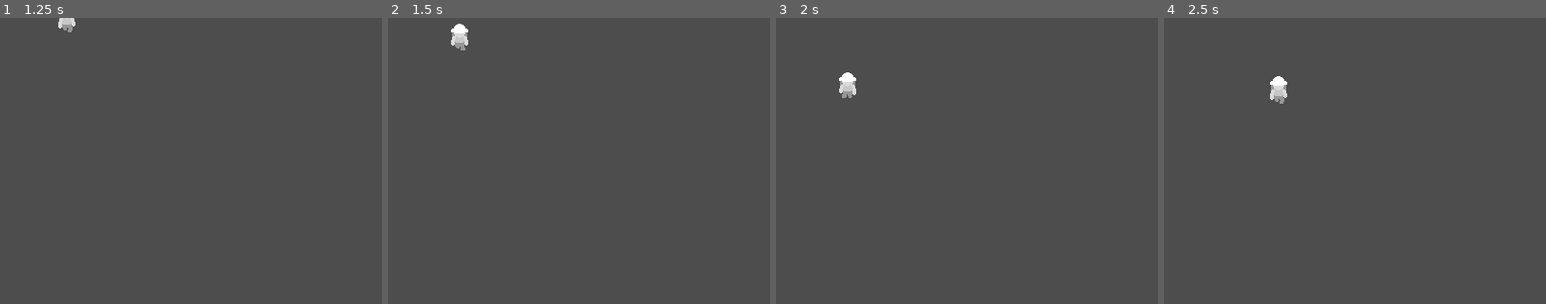
Above: before the commit, frames 1-4 (left to right).
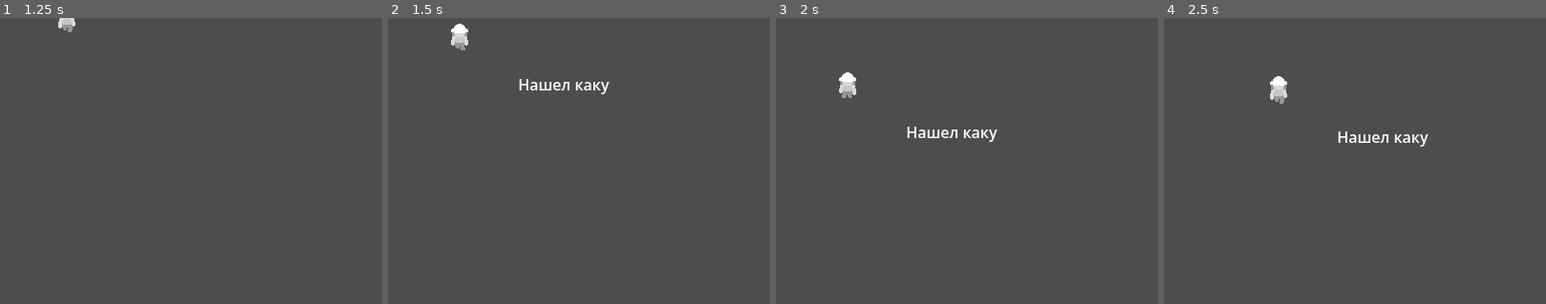
Above: after the commit, the same moments.

Repository: LordGvozd/myco-signal
Game: Godot game, scene res://scenes/world.tscn
Same seed, same stepped clock (60 frames per second), same inputs: the game is played once before the commit and once after it.
Inputs:
- Up to frame 1 (1.25 s): tap Enter at 0.5 s; hold Right (ui_right) from 0.53 s (still down); tap E (interact, bound only after the commit) at 0.6 s
- Up to frame 2 (1.5 s): release Right (ui_right) at 1.28 s; hold Down (ui_down) from 1.28 s (still down); tap E (interact, bound only after the commit) at 1.35 s
- Up to frame 3 (2 s): keep holding Down (ui_down)
- Up to frame 4 (2.5 s): release Down (ui_down) at 2.03 s; hold Right (ui_right) from 2.03 s (still down); tap E (interact, bound only after the commit) at 2.1 s
The pictures show only the part of the screen within x 0-50%, y 0-50%; the shares and areas given below are measured in that part.

Frame 1 is identical in both runs. In frame 2, 0.4% of the frame differs, in the area x 34-58%, y 21-27%; in frame 3, 0.4%; in frame 4, 0.4%.

Commit message:
byaka

Diff:
--- a/project.godot
+++ b/project.godot
@@ -15,13 +15,22 @@
 config/features=PackedStringArray("4.6", "Forward Plus")
 config/icon="res://icon.svg"
 
+[autoload]
+
+Bus="*uid://dp3fgxk7vplm4"
+
 [display]
 
 window/size/viewport_width=800
 window/size/viewport_height=600
-[autoload]
 
-Bus="*uid://dp3fgxk7vplm4"
+[input]
+
+interact={
+"deadzone": 0.2,
+"events": [Object(InputEventKey,"resource_local_to_scene":false,"resource_name":"","device":-1,"window_id":0,"alt_pressed":false,"shift_pressed":false,"ctrl_pressed":false,"meta_pressed":false,"pressed":false,"keycode":0,"physical_keycode":69,"key_label":0,"unicode":101,"location":0,"echo":false,"script":null)
+]
+}
 
 [physics]
 
--- a/scenes/player.tscn
+++ b/scenes/player.tscn
@@ -3,6 +3,8 @@
 [ext_resource type="Script" uid="uid://8ncw5stcx44" path="res://scripts/player.gd" id="1_g2els"]
 [ext_resource type="Texture2D" uid="uid://e2f4r3ir7sax" path="res://sprites/player_idle_down1-sheet.png" id="2_qhqgy"]
 [ext_resource type="Texture2D" uid="uid://mlyvn0o3o5wh" path="res://sprites/player_walk_down1-sheet.png" id="3_dqkch"]
+[ext_resource type="Script" uid="uid://gh1he0gwvuwk" path="res://scripts/ui/player_phrase.gd" id="4_dqkch"]
+[ext_resource type="Script" uid="uid://bxdg73dnctp1i" path="res://scripts/ui/hint.gd" id="5_qlg0r"]
 
 [sub_resource type="CapsuleShape2D" id="CapsuleShape2D_chuli"]
 height = 28.0
@@ -190,3 +192,25 @@
 [node name="AnimatedSprite2D" type="AnimatedSprite2D" parent="." unique_id=2080272660]
 sprite_frames = SubResource("SpriteFrames_ke2ow")
 animation = &"walk_down"
+
+[node name="PlayerUI" type="Control" parent="." unique_id=1735401902]
+layout_mode = 3
+anchors_preset = 15
+anchor_right = 1.0
+anchor_bottom = 1.0
+grow_horizontal = 2
+grow_vertical = 2
+
+[node name="CharacterPhrase" type="Label" parent="PlayerUI" unique_id=2034136808]
+layout_mode = 0
+offset_left = 57.0
+offset_top = 38.0
+offset_right = 122.0
+offset_bottom = 61.0
+script = ExtResource("4_dqkch")
+
+[node name="Hint" type="Label" parent="PlayerUI" unique_id=1028423144]
+layout_mode = 0
+offset_right = 40.0
+offset_bottom = 23.0
+script = ExtResource("5_qlg0r")
--- a/scenes/world.tscn
+++ b/scenes/world.tscn
@@ -1,9 +1,25 @@
 [gd_scene format=3 uid="uid://rmborfq6y5dt"]
 
 [ext_resource type="PackedScene" uid="uid://50ywv28xjlwa" path="res://scenes/player.tscn" id="1_nnsk1"]
+[ext_resource type="Script" uid="uid://falcy7gs84kr" path="res://scripts/phrase_object.gd" id="2_rwgxs"]
+
+[sub_resource type="RectangleShape2D" id="RectangleShape2D_nnsk1"]
 
 [node name="World" type="Node2D" unique_id=1635672157]
 
 [node name="TileMapLayer" type="TileMapLayer" parent="." unique_id=2074238337]
 
 [node name="Player" parent="." unique_id=1779298022 instance=ExtResource("1_nnsk1")]
+
+[node name="Area2D" type="Area2D" parent="." unique_id=1798075947 node_paths=PackedStringArray("shape")]
+position = Vector2(69, 1)
+script = ExtResource("2_rwgxs")
+shape = NodePath("CollisionShape2D")
+phrase_text = " Нашел каку"
+
+[node name="CollisionShape2D" type="CollisionShape2D" parent="Area2D" unique_id=1700106110]
+shape = SubResource("RectangleShape2D_nnsk1")
+debug_color = Color(0.9304251, 2.9648543e-05, 0.6588278, 0.41960785)
+
+[connection signal="body_entered" from="Area2D" to="Area2D" method="_on_body_entered"]
+[connection signal="body_exited" from="Area2D" to="Area2D" method="_on_body_exited"]
--- /dev/null
+++ b/scripts/events/hint_event.gd
@@ -0,0 +1,3 @@
+class_name HintEvent extends IEvent
+
+var hint : String
--- /dev/null
+++ b/scripts/events/phrase_event.gd
@@ -0,0 +1,3 @@
+class_name PlayerPhraseEvent extends IEvent
+
+var text: String
--- /dev/null
+++ b/scripts/events/player_start_move_event.gd
@@ -0,0 +1,2 @@
+class_name PlayerStartMove
+extends IEvent
--- /dev/null
+++ b/scripts/events/player_stop_move_event.gd
@@ -0,0 +1,2 @@
+class_name PlayerStopMove
+extends IEvent
--- a/scripts/events_core/bus.gd
+++ b/scripts/events_core/bus.gd
@@ -4,7 +4,9 @@
 
 
 func subscribe(event, function: Callable) -> void:
-	var event_type = typeof(event)
+	var event_type = event.get_global_name()
+
+
 	if subscribers.get(event_type, null) == null:
 		subscribers[event_type] = []
 
@@ -12,8 +14,7 @@
 
 
 func create_event(event: IEvent) -> void:
-	var event_type = typeof(event)
-
+	var event_type = event.get_script().get_global_name()
 
 	var event_subscribers = subscribers.get(event_type, [])
 	for index in range(len(event_subscribers)):
--- a/scripts/events_core/event.gd
+++ b/scripts/events_core/event.gd
@@ -1,5 +1,3 @@
 @abstract
 class_name IEvent
 extends RefCounted
-
-var name: String
--- /dev/null
+++ b/scripts/phrase_object.gd
@@ -0,0 +1,35 @@
+extends Area2D
+
+
+@export
+var shape: CollisionShape2D
+
+@export
+var phrase_text: String
+
+var _is_player_in: bool = false
+
+
+
+
+func _process(delta: float) -> void:
+	if _is_player_in:
+		var event = HintEvent.new()
+
+	if Input.is_action_just_pressed("interact") and _is_player_in:
+		var event = PlayerPhraseEvent.new()
+		event.text = phrase_text
+
+		Bus.create_event(event)
+
+
+func _on_body_entered(body: Node2D) -> void:
+	var name = body.get_script().get_global_name()
+	if name == "Player":
+		_is_player_in = true
+
+
+func _on_body_exited(body: Node2D) -> void:
+	var name = body.get_script().get_global_name()
+	if name == "Player":
+		_is_player_in = false
--- a/scripts/player.gd
+++ b/scripts/player.gd
@@ -1,4 +1,4 @@
-extends CharacterBody2D
+class_name Player extends CharacterBody2D
 
 const SPEED = 100.0
 var direction: Vector2 = Vector2.ZERO
@@ -47,6 +47,12 @@
 	var new_state: String = "idle" if direction == Vector2.ZERO else "walk"
 	if new_state == state:
 		return false
+
+	if new_state == "walk":
+		Bus.create_event(PlayerStartMove.new())
+	else:
+		Bus.create_event(PlayerStopMove.new())
+
 	state = new_state
 	return true
 
--- /dev/null
+++ b/scripts/ui/hint.gd
@@ -0,0 +1,11 @@
+extends Label
+
+
+func _ready() -> void:
+	Bus.subscribe(HintEvent, display_hint)
+
+
+
+
+func display_hint(event: HintEvent):
+	text = event.hint
--- /dev/null
+++ b/scripts/ui/player_phrase.gd
@@ -0,0 +1,13 @@
+extends Label
+
+
+func _ready() -> void:
+	Bus.subscribe(PlayerPhraseEvent, display_text)
+	Bus.subscribe(PlayerStopMove, hide_text )
+	Bus.subscribe(PlayerStartMove, hide_text)
+
+func display_text(event: PlayerPhraseEvent):
+	text = event.text
+
+func hide_text(e):
+	text = ""
Not shown: 1 places in scenes/test.tscn that only renumber resources
Not shown, added: scripts/events/hint_event.gd.uid
Not shown, added: scripts/events/phrase_event.gd.uid
Not shown, added: scripts/events/player_start_move_event.gd.uid
Not shown, added: scripts/events/player_stop_move_event.gd.uid
Renamed: scripts/event/test_event.gd -> scripts/events/test_event.gd
Renamed: scripts/event/test_event.gd.uid -> scripts/events/test_event.gd.uid
Not shown, added: scripts/phrase_object.gd.uid
Not shown, added: scripts/ui/hint.gd.uid
Not shown, added: scripts/ui/player_phrase.gd.uid
